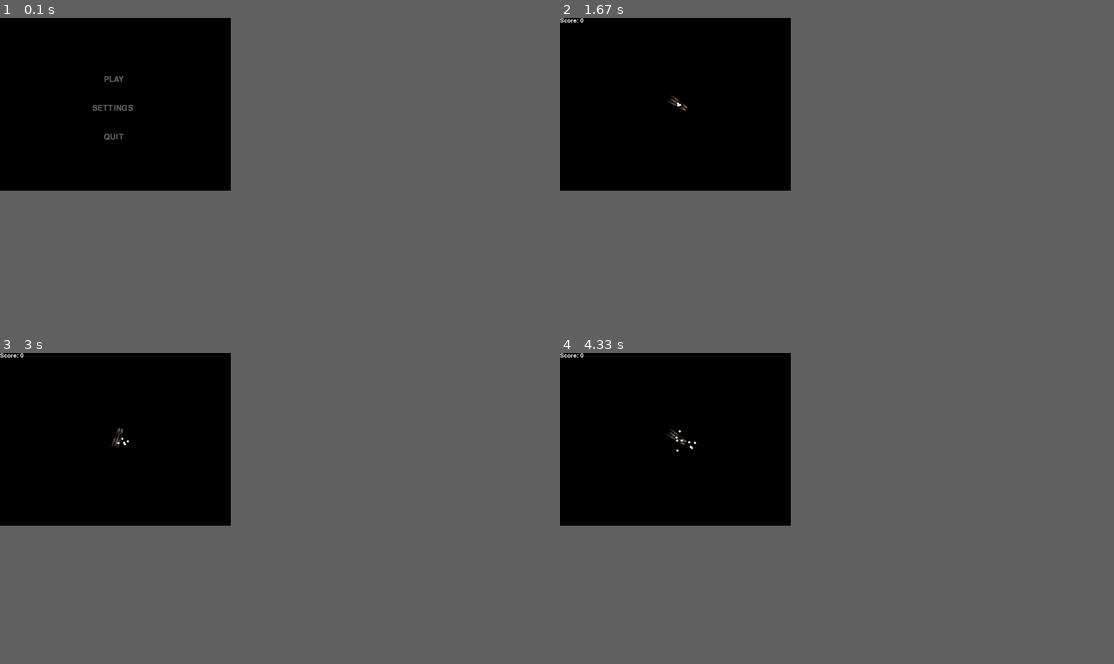
Above: before the commit, frames 1-4 (two rows, left to right).
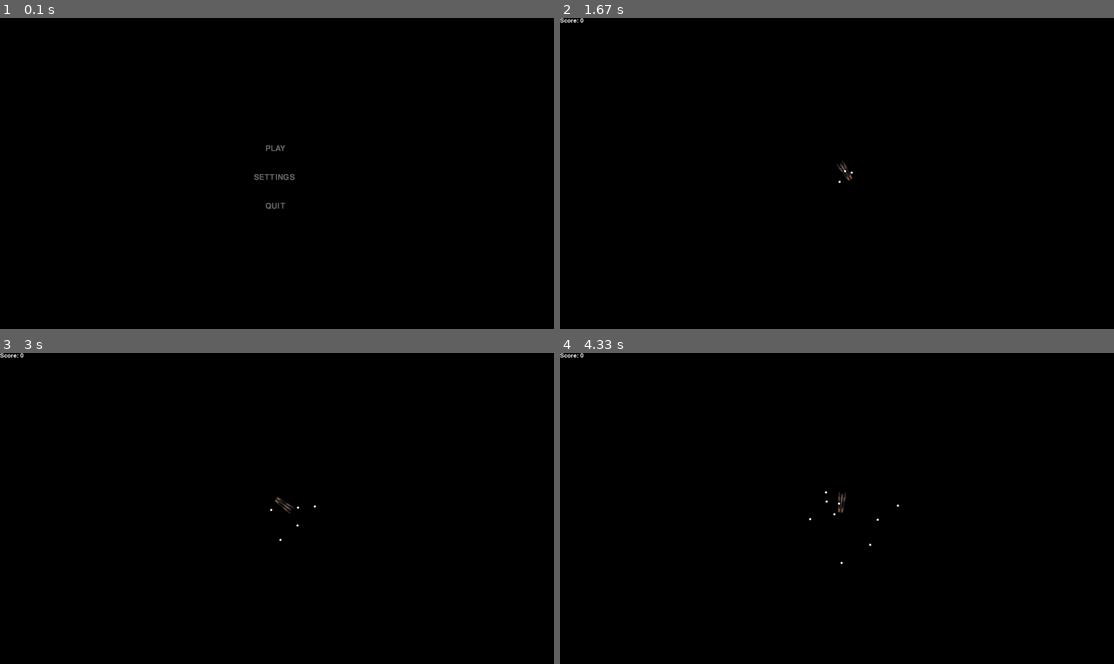
Above: after the commit, the same moments.

Repository: Carbonem1/Arcade-Game
Game: pygame game, started from game.py
Two runs of this game, one before a commit and one after it. Both use one fixed random seed, a clock stepped at 60 frames per second and the inputs below. The source is Python 2; it was converted automatically to run under Python 3.
Inputs (mouse positions are in pixels of both pictures, inside the frame that each line leads up to):
- Up to frame 1 (0.1 s): no input
- Up to frame 2 (1.67 s): click "PLAY" at 0.38 s; click (1014, 164) at 0.72 s; hold D 1-1.47 s; click (842, 195) at 1.08 s; hold W from 1.5 s (still down); click (892, 241) at 1.58 s
- Up to frame 3 (3 s): release W at 1.8 s; hold D 1.83-2.3 s; click (105, 583) at 1.92 s; hold A 2.33-2.87 s; click (481, 617) at 2.42 s; hold S from 2.9 s (still down); click (132, 393) at 2.98 s
- Up to frame 4 (4.33 s): release S at 3.2 s; hold A 3.23-3.63 s; click (704, 446) at 3.32 s; hold W 3.67-4.03 s; click (809, 589) at 3.75 s; hold D from 4.07 s (still down); click (837, 545) at 4.15 s
In our replay, the window is 375x281 before the commit and 900x506 after it. These sizes can differ from the game's own. Grey fills any space a smaller window leaves; there, only what the larger window draws over its background counts as a difference.

The runs differ from the first frame. In frame 1, 0.3% of the frame differs, in the area x 16-54%, y 18-62%; in frame 2, 0.1%; in frame 3, 0.1%; in frame 4, 0.2%.

Commit message:
Checkpoint

Diff:
--- a/blue_enemy.py
+++ b/blue_enemy.py
@@ -15,7 +15,7 @@
     old_y_coordinate = 0
     spawn_speed = 600
     spawn_speed_count = 0
-    speed = 20
+    speed = 12
     speed_count = 0
 
     def __init__(self, x_start, y_start):
--- a/character.py
+++ b/character.py
@@ -14,7 +14,7 @@
 
 class Character():
     size = 40
-    speed = 3
+    speed = 1
     speed_count = 0
 
     x_coordinate = 0
--- a/config.py
+++ b/config.py
@@ -1,5 +1,3 @@
-#!/usr/bin/python
-
 class Config:
     # game name
     game_name = "Slyc"
@@ -11,11 +9,12 @@
     FPS = 30
 
     # display size
-    display_x = 800
-    display_y = 600
+    display_x = 1920
+    display_y = 1080
 
     # set difficulty
-    difficulty = 1.0
+    difficulty = 1
+    difficulty_scaler = .01
 
     # set enemy spawn buffer size
     spawn_buffer = 220
--- a/game.py
+++ b/game.py
@@ -24,7 +24,6 @@
 
 def drawMenu(DISPLAYSURF):
     for event in pygame.event.get():
-        print(event)
         if event.type == pygame.QUIT:
             pygame.quit()
             quit()
@@ -83,7 +82,7 @@
 
 # create the display surface
 DISPLAYSURF = pygame.display
-DISPLAYSURF = pygame.display.set_mode((config.display_x, config.display_y))#, pygame.FULLSCREEN)
+DISPLAYSURF = pygame.display.set_mode((config.display_x, config.display_y), pygame.FULLSCREEN)
 
 # set the game name
 pygame.display.set_caption(config.game_name)
@@ -223,7 +222,7 @@
     # generate new green enemies
     if green_enemy.spawn_speed_count == green_enemy.spawn_speed:
         # generate a random number based on difficulty
-        greens_generated = random.uniform(config.difficulty / 2.0, config.difficulty)
+        greens_generated = random.uniform(config.difficulty // 2.0, config.difficulty)
         while greens_generated > 0:
             # initialize each green enemy in a random location
             new_green_x = randint(0, config.display_x)
@@ -327,6 +326,6 @@
         statistics.accuracy = statistics.shots_hit / statistics.shots_fired
 
     # slowly step the difficulty up
-    config.difficulty += .00005
+    config.difficulty += config.difficulty_scaler
 
     pygame.display.update()
--- a/green_enemy.py
+++ b/green_enemy.py
@@ -14,7 +14,7 @@
     old_y_coordinate = 0
     spawn_speed = 1600
     spawn_speed_count = 0
-    speed = 15
+    speed = 8
     speed_count = 0
 
     def __init__(self, x_start, y_start):
--- a/piercing_projectile.py
+++ b/piercing_projectile.py
@@ -15,7 +15,7 @@
     y_coordinate = 0
     old_x_coordinate = 0
     old_y_coordinate = 0
-    speed = 3
+    speed = 1
     speed_count = 0
     bullet_vector = 0
 
--- a/red_enemy.py
+++ b/red_enemy.py
@@ -22,7 +22,7 @@
     # lower speed value = faster
     spawn_speed = 4000
     spawn_speed_count = 0
-    speed = 8
+    speed = 4
     speed_count = 0
 
     def __init__(self, x_start, y_start):
Not shown, changed: blue_enemy.pyc
Not shown, changed: character.pyc
Not shown, changed: config.pyc
Not shown, changed: green_enemy.pyc
Not shown, changed: piercing_projectile.pyc
Not shown, changed: red_enemy.pyc
